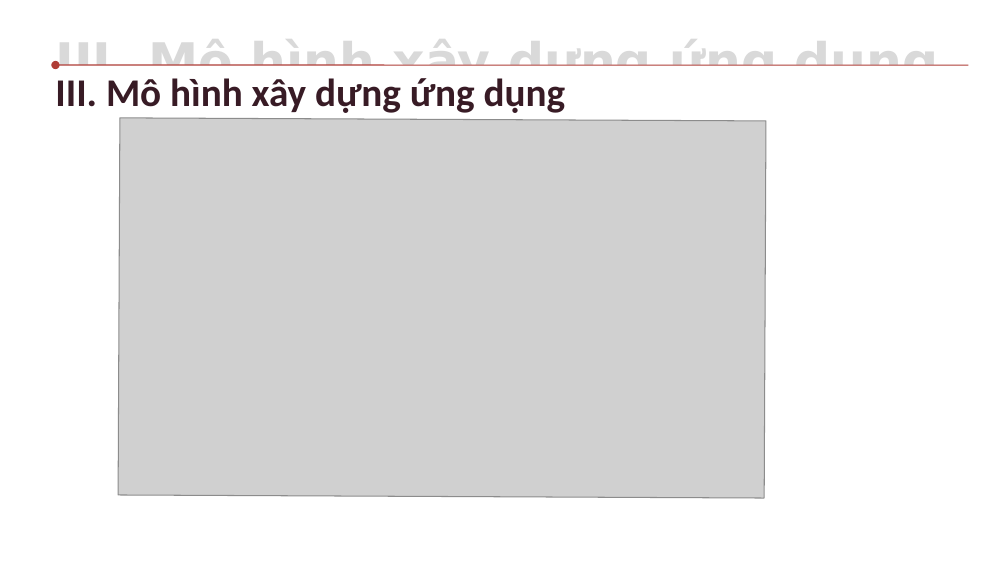
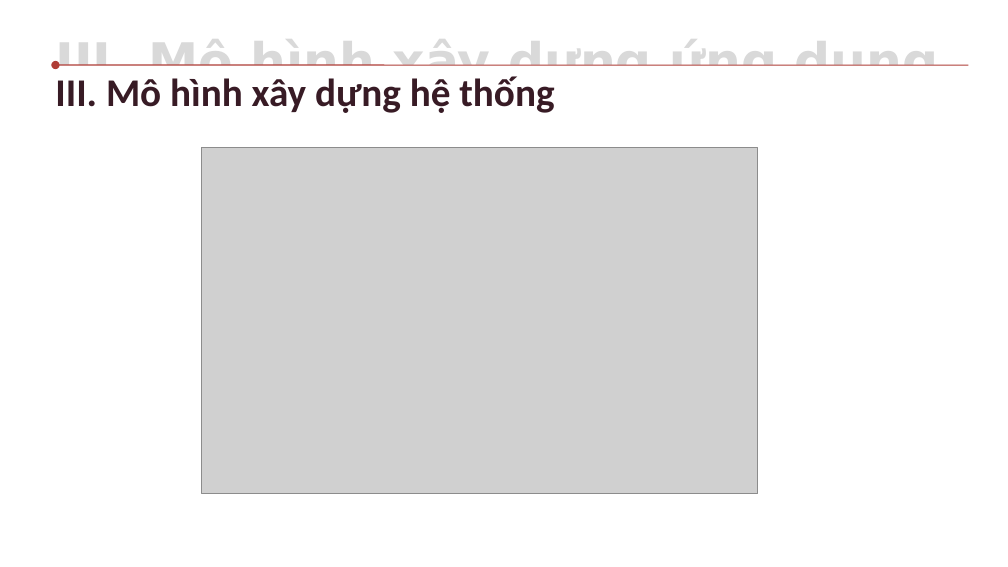
Before and after one commit to huynhnguyenv2/luanvan2019, a slide deck: slide 5 of Presentation.pptx. Drawn at 1008x567 pixels with LibreOffice and Linux fonts; fonts in the diff are those of the drawing; grey boxes stand for pictures. Boxes give left, top, right and bottom in pixels: in the first picture for what was removed or moved away, otherwise in the second. Text is boxed around its words. In the diff, an @@ line names an element or a change of style, - is before the commit and + after.

```diff
--- a/Presentation.pptx
+++ b/Presentation.pptx
@@ text at [55,76,554,113]: text changed @@
-III. Mô hình xây dựng ứng dụng
+III. Mô hình xây dựng hệ thống
@@ text "III. Mô hình xây dựng ...": place and size @@
-text "III. Mô hình xây dựng ..." at [55,65,958,118]
+text "III. Mô hình xây dựng ..." at [55,76,554,113]
@@ picture: place and size @@
-picture at [118,117,766,498]
+picture at [202,147,758,493]
```
Also in this commit, not shown: 9 other slides changed, 8 slides added, 15 other files.
